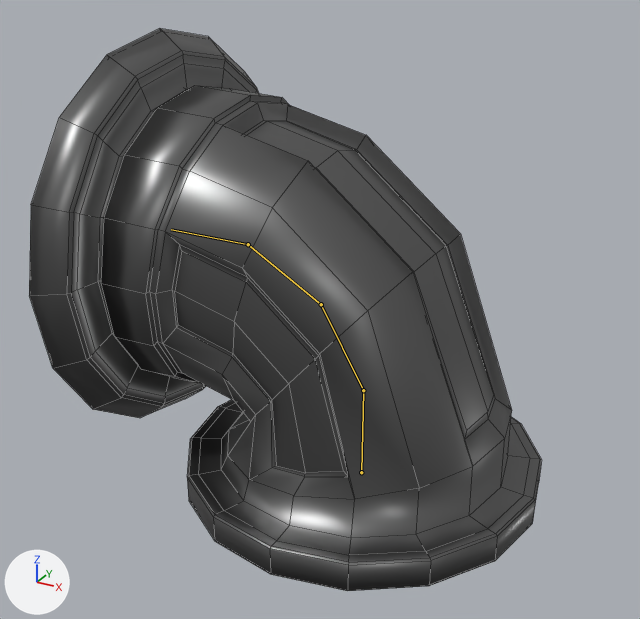
The Blender file godot/assets/Models/Platers/Sucker/Sucker.blend, before and after one commit.
Before and after are seen from a 50 mm camera at (3.49, -7.29, 5.45) aimed at (-0.37, -0.27, 1.94). Every picture has the same lights, and +X, +Y and +Z are marked at lower left. Both versions are drawn at the pose saved in each file; the numbers are the values there. The bones that bend it are drawn over the model as lines. Mesh edges are drawn as thin lines.
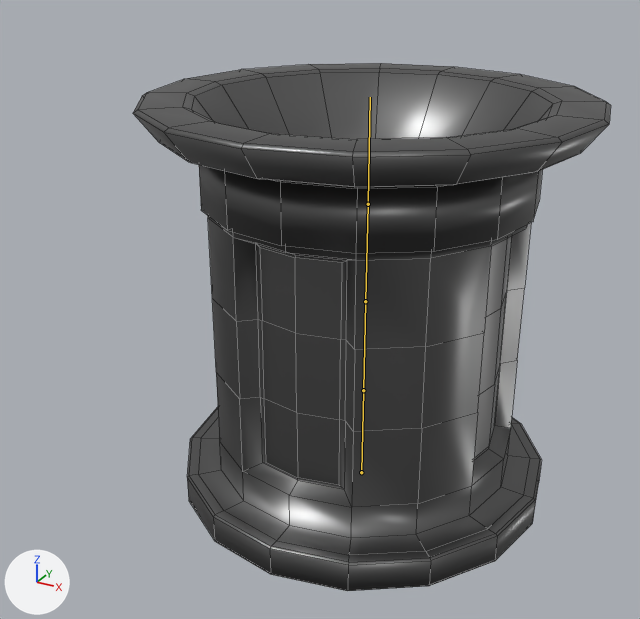
Pixel boxes (x1, y1, x2, y2) of what changed, in the pictures (640 x 619 px):
'Circle', posed (7% narrower, 6% shorter): before (29, 28, 542, 591); after (133, 63, 611, 591)
bone 'Bone.001', root to tip: before (363, 390) to (321, 304); after (363, 390) to (365, 301)
bone 'Bone.002', root to tip: before (321, 304) to (248, 244); after (365, 301) to (368, 204)
bone 'Bone.003', root to tip: before (248, 244) to (171, 229); after (368, 204) to (370, 97)

What the commit changed:
Bone 'Bone.001' (bone_bone_001) turns from (0, 0, 30) to (0, 0, 0) degrees about its own x, y and z.
Bone 'Bone.002' (bone_bone_002) turns from (0, 0, 30) to (0, 0, 0) degrees about its own x, y and z.
Bone 'Bone.003' (bone_bone_003) turns from (0, 0, 30) to (0, 0, 0) degrees about its own x, y and z.
